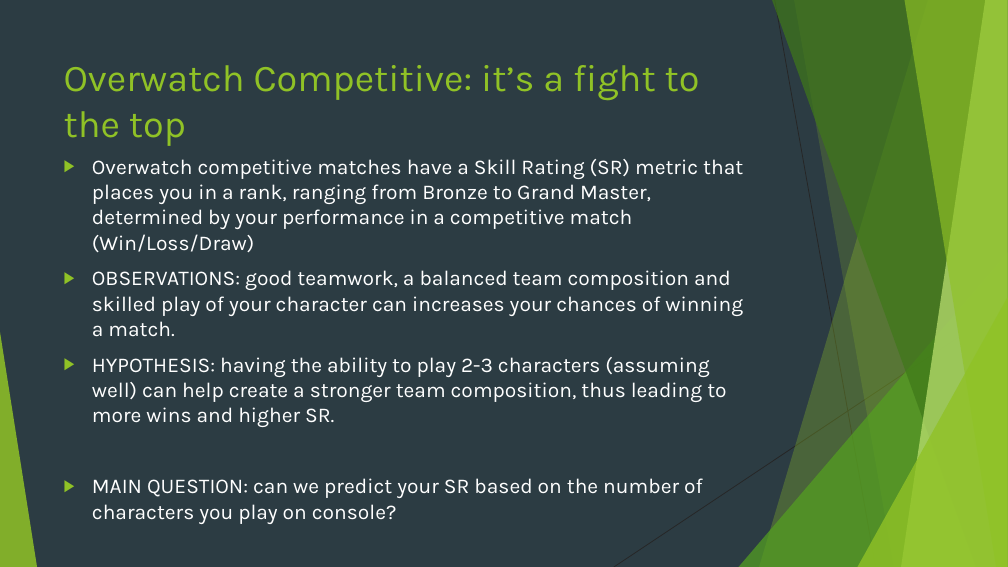
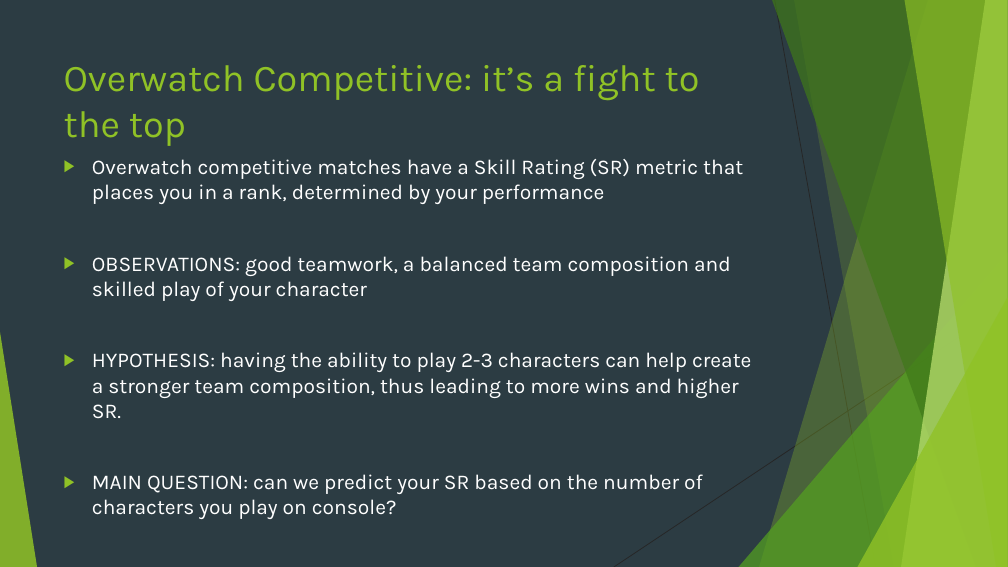
Before and after one commit to gaaliciA1990/OverwatchRankingsProject, a slide deck: slide 3 of Predicting Competitive Rank in Overwatch.pptx. Drawn at 1008x567 pixels with LibreOffice and Linux fonts; fonts in the diff are those of the drawing. Boxes give left, top, right and bottom in pixels: in the first picture for what was removed or moved away, otherwise in the second. Text is boxed around its words. In the diff, an @@ line names an element or a change of style, - is before the commit and + after.

```diff
--- a/Predicting Competitive Rank in Overwatch.pptx
+++ b/Predicting Competitive Rank in Overwatch.pptx
@@ text at (x1=92, y1=159, x2=751, y2=418): text changed @@
-▶ Overwatch competitive matches have a Skill Rating (SR) metric that places you in a rank, ranging from Bronze to Grand Master, determined by your performance in a competitive match (Win/Loss/Draw)
-▶ OBSERVATIONS: good teamwork, a balanced team composition and skilled play of your character can increases your chances of winning a match.
-▶ HYPOTHESIS: having the ability to play 2-3 characters (assuming well) can help create a stronger team composition, thus leading to more wins and higher SR.
+▶ Overwatch competitive matches have a Skill Rating (SR) metric that places you in a rank, determined by your performance
+▶ OBSERVATIONS: good teamwork, a balanced team composition and skilled play of your character
+▶ HYPOTHESIS: having the ability to play 2-3 characters can help create a stronger team composition, thus leading to more wins and higher SR.
```
Also in this commit, not shown: 3 other slides changed, 1 other file.
